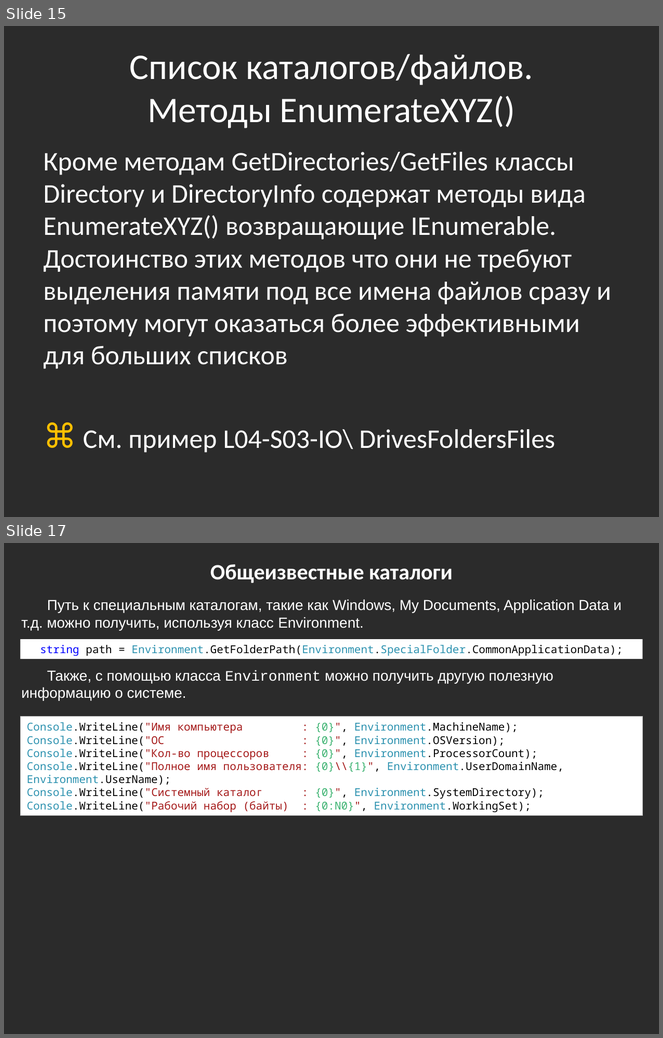
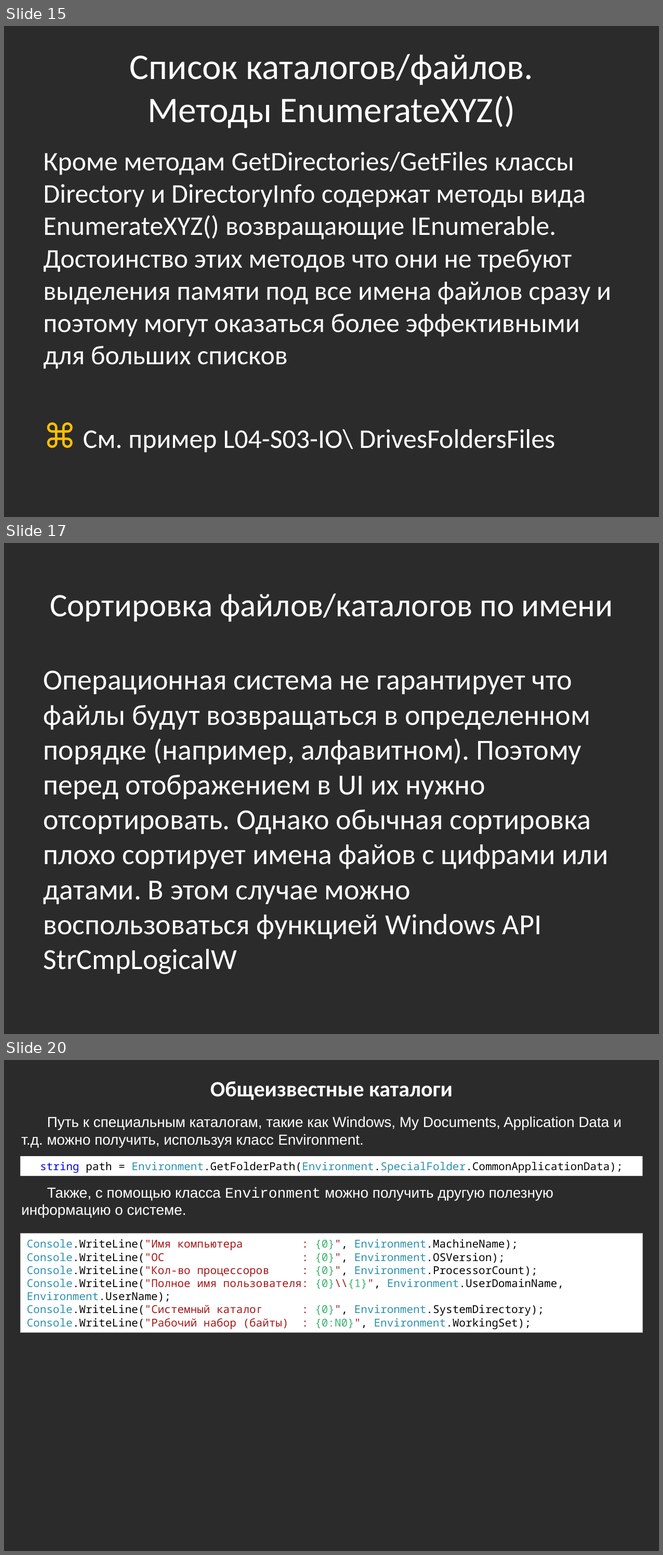
Before and after one commit to bazile/Training, a slide deck: Presentation/lesson-04-io.pptx. Shown one above the other, each under a label of ours: slides 15 and 17 before the commit, slides 15, 17 and 20 after it; the slides between them are not shown. The pictures are 663x1038 and 663x1555 pixels, drawn with LibreOffice and Linux fonts; fonts in the diff are those of the drawing; background and template pictures are left out; a plain dark background stands for a picture behind light text. Boxes give left, top, right and bottom in pixels: in the first picture for what was removed or moved away, otherwise in the second. Text is boxed around its words. In the diff, an @@ line names an element or a change of style, - is before the commit and + after.

Commit message:
LogicalStringComparer class

```diff
--- a/Presentation/lesson-04-io.pptx
+++ b/Presentation/lesson-04-io.pptx
@@ slide 17 added at (4,543,659,1034), background picture (left out) @@
@@ title added at (50,593,613,622), 36 pt, text #FFFFFF @@
+Сортировка файлов/каталогов по имени
@@ text added at (44,670,608,975), 32 pt, text #FFFFFF @@
+Операционная система не гарантирует что файлы будут возвращаться в определенном порядке (например, алфавитном). Поэтому перед отображением в UI их нужно отсортировать. Однако обычная сортировка плохо сортирует имена файов с цифрами или датами. В этом случае можно воспользоваться функцией Windows API StrCmpLogicalW
@@ what was slide 17 is now slide 20 @@
```
Also in this commit, not shown: 1 slide changed, 2 other slides added.
